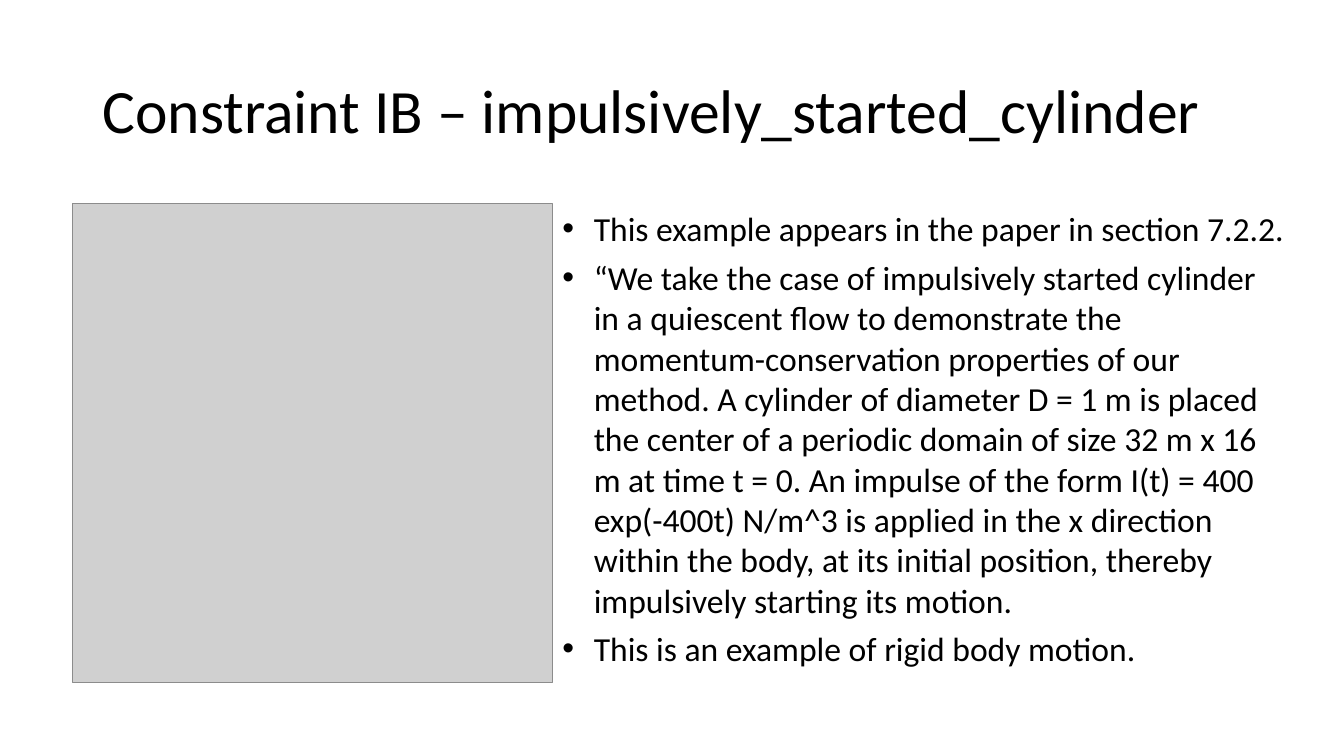
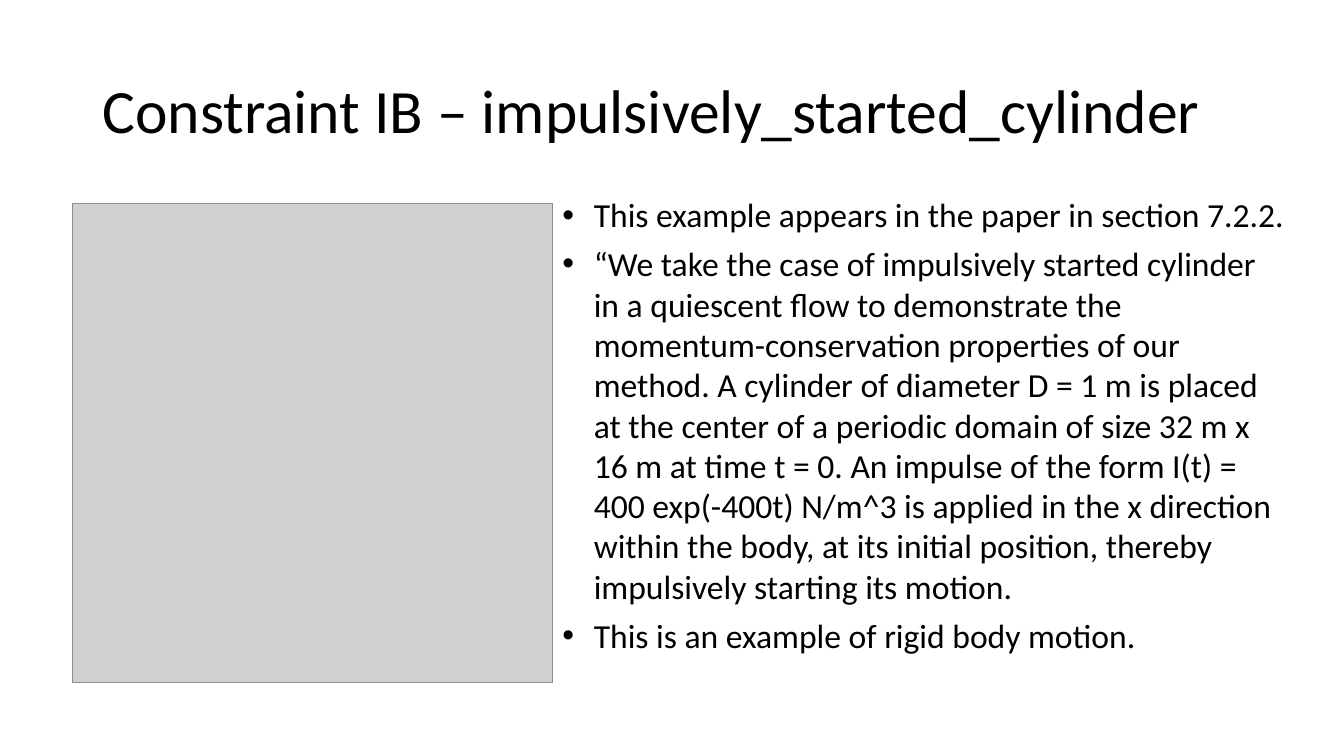
Before and after one commit to fairyflies9/IBAMR-Tutorials, a slide deck: slide 13 of IBAMR Lectures/Lecture 7 - Looking at ConstraintIB examples.pptx. Drawn at 1344x756 pixels with LibreOffice and Linux fonts; fonts in the diff are those of the drawing; grey boxes stand for pictures. Boxes give left, top, right and bottom in pixels: in the first picture for what was removed or moved away, otherwise in the second. Text is boxed around its words. In the diff, an @@ line names an element or a change of style, - is before the commit and + after.

```diff
--- a/IBAMR Lectures/Lecture 7 - Looking at ConstraintIB examples.pptx
+++ b/IBAMR Lectures/Lecture 7 - Looking at ConstraintIB examples.pptx
@@ text "This example appears in the ...": place and size @@
-text "This example appears in the ..." at [594, 217, 1283, 667]
+text "This example appears in the ..." at [594, 203, 1283, 654]
@@ text at [594, 252, 1272, 605]: text changed @@
-• “We take the case of impulsively started cylinder in a quiescent flow to demonstrate the momentum-conservation properties of our method. A cylinder of diameter D = 1 m is placed the center of a periodic domain of size 32 m x 16 m at time t = 0. An impulse of the form I(t) = 400 exp(-400t) N/m^3 is applied in the x direction within the body, at its initial position, thereby impulsively starting its motion.
+• “We take the case of impulsively started cylinder in a quiescent flow to demonstrate the momentum-conservation properties of our method. A cylinder of diameter D = 1 m is placed at the center of a periodic domain of size 32 m x 16 m at time t = 0. An impulse of the form I(t) = 400 exp(-400t) N/m^3 is applied in the x direction within the body, at its initial position, thereby impulsively starting its motion.
```
Also in this commit, not shown: 5 other slides changed.
